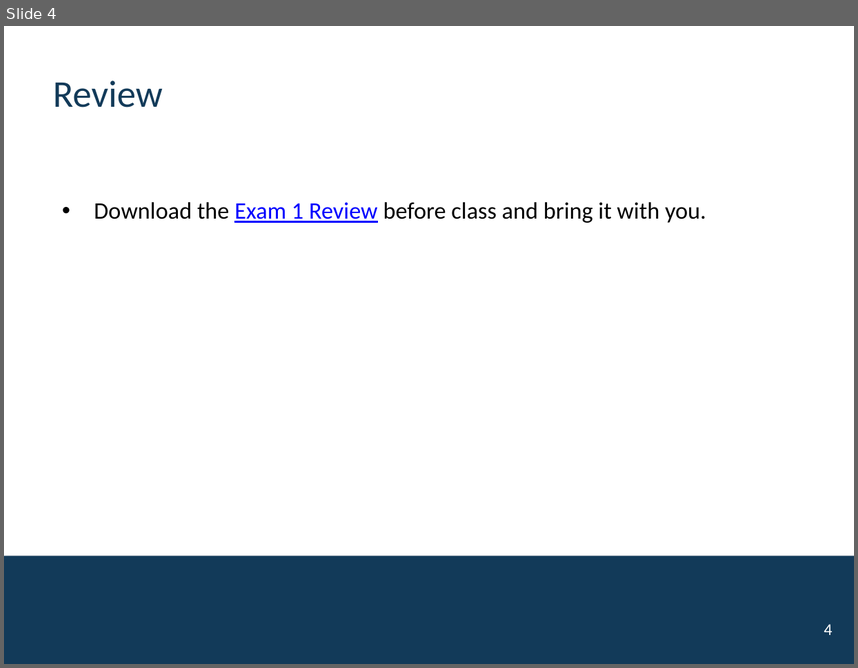
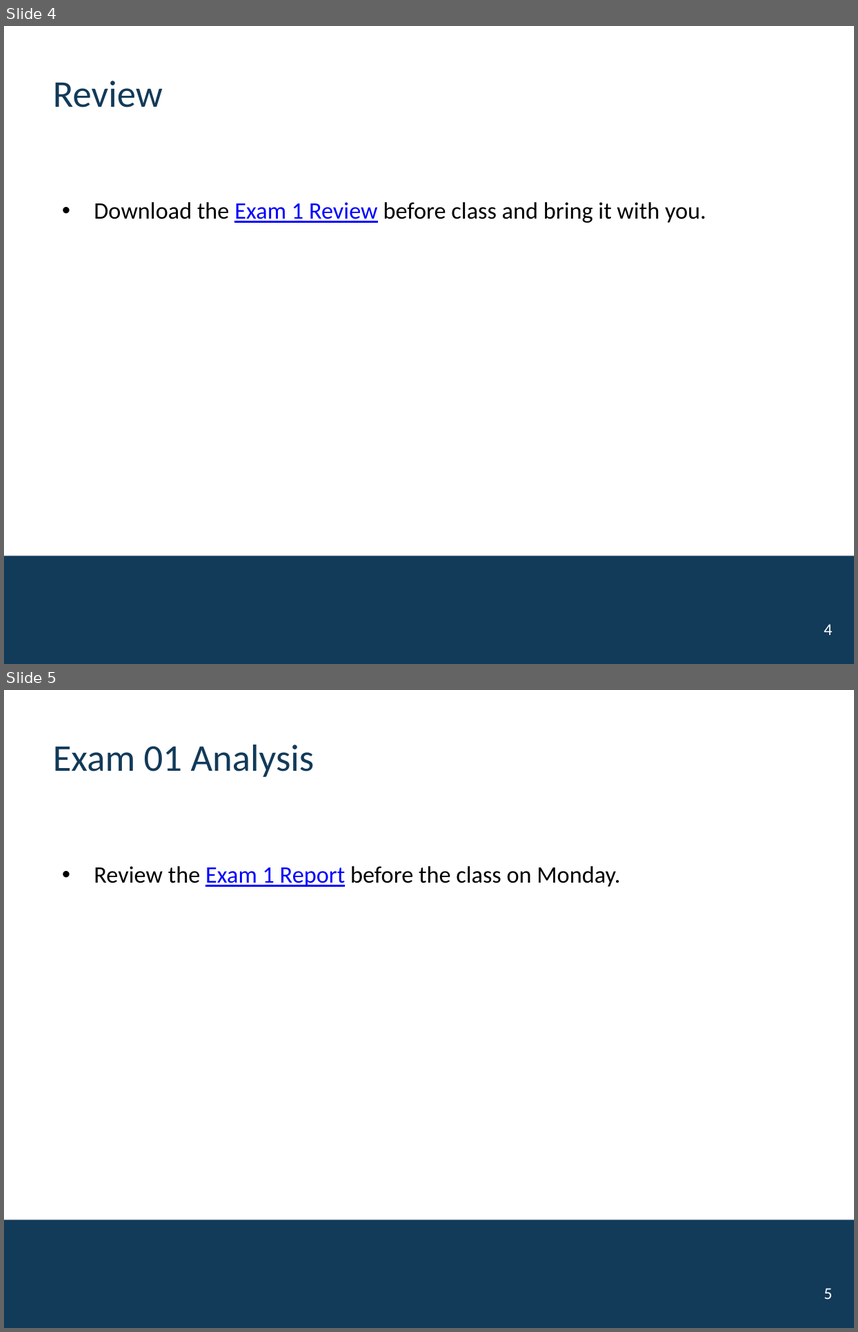
Before and after one commit to mutasim221B/CWRU-STAT-312-Fall-26, a slide deck: docs/activities/Exam1.pptx. Shown one above the other, each under a label of ours: slide 4 before the commit, slides 4 and 5 after it. The pictures are 858x668 and 858x1332 pixels, drawn with LibreOffice and Linux fonts; fonts in the diff are those of the drawing; background and template pictures are left out. Boxes give left, top, right and bottom in pixels: in the first picture for what was removed or moved away, otherwise in the second. Text is boxed around its words. In the diff, an @@ line names an element or a change of style, - is before the commit and + after.

```diff
--- a/docs/activities/Exam1.pptx
+++ b/docs/activities/Exam1.pptx
@@ slide 5 added at (4, 690, 854, 1328), background #FFFFFF; not listed: 1 template element that a slide beside it also shows @@
@@ title added at (53, 745, 314, 777), 32 pt, text #123A59 @@
+Exam 01 Analysis
@@ text added at (94, 866, 620, 887), 20 pt, text #000000 @@
+• Review the Exam 1 Report before the class on Monday.
@@ page number added at (824, 1288, 832, 1299), 14 pt, text #FFFFFF @@
+5
```
Also in this commit, not shown: 13 other files.
